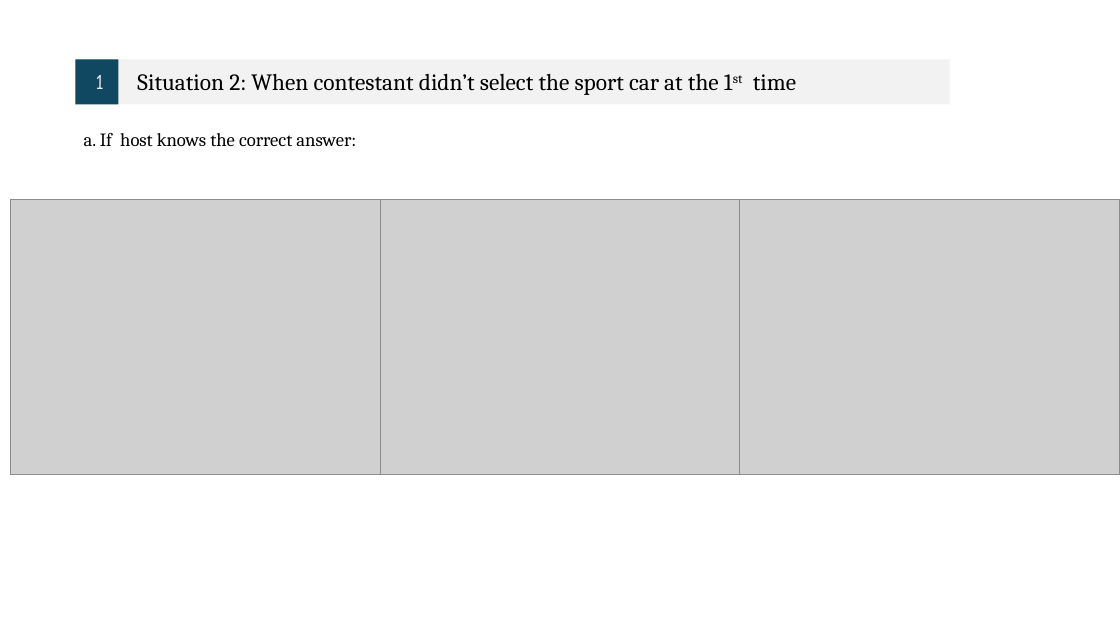
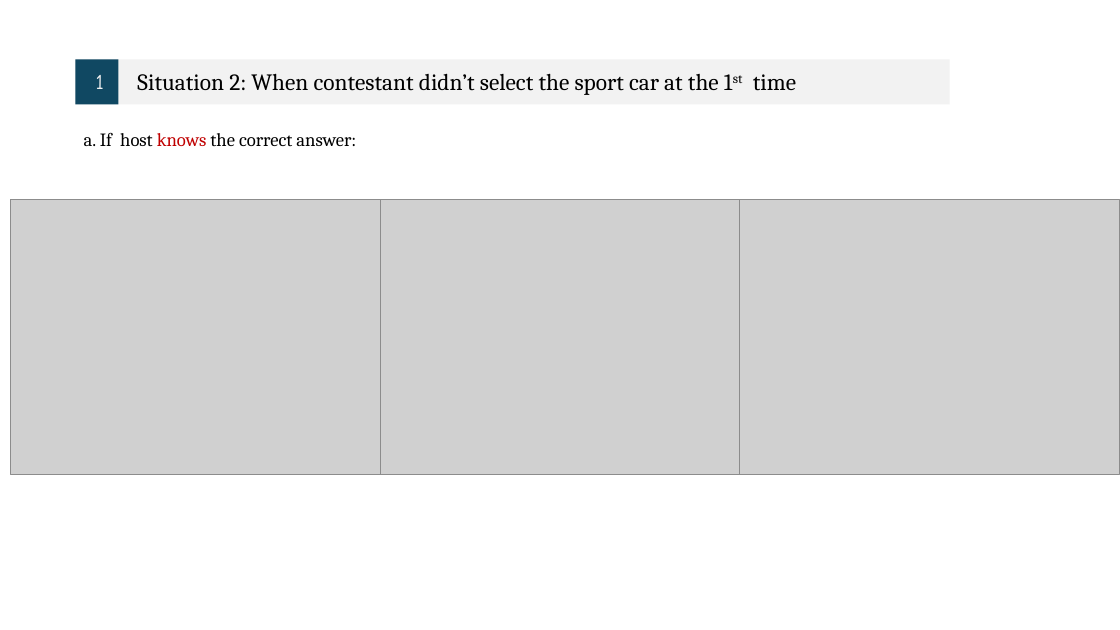
Before and after one commit to Sheena0210/monty-hall-simulation, a slide deck: slide 8 of 統計計算.pptx. Drawn at 1120x630 pixels with LibreOffice and Linux fonts; fonts in the diff are those of the drawing; grey boxes stand for pictures. Boxes give left, top, right and bottom in pixels: in the first picture for what was removed or moved away, otherwise in the second. Text is boxed around its words. In the diff, an @@ line names an element or a change of style, - is before the commit and + after.

```diff
--- a/統計計算.pptx
+++ b/統計計算.pptx
@@ text "a. If host knows the ..." at (x1=84, y1=132, x2=356, y2=147): text colour #000000 to #C00000 in "knows" @@
```
Also in this commit, not shown: 5 other slides changed, 3 slides added, 6 slides removed.
